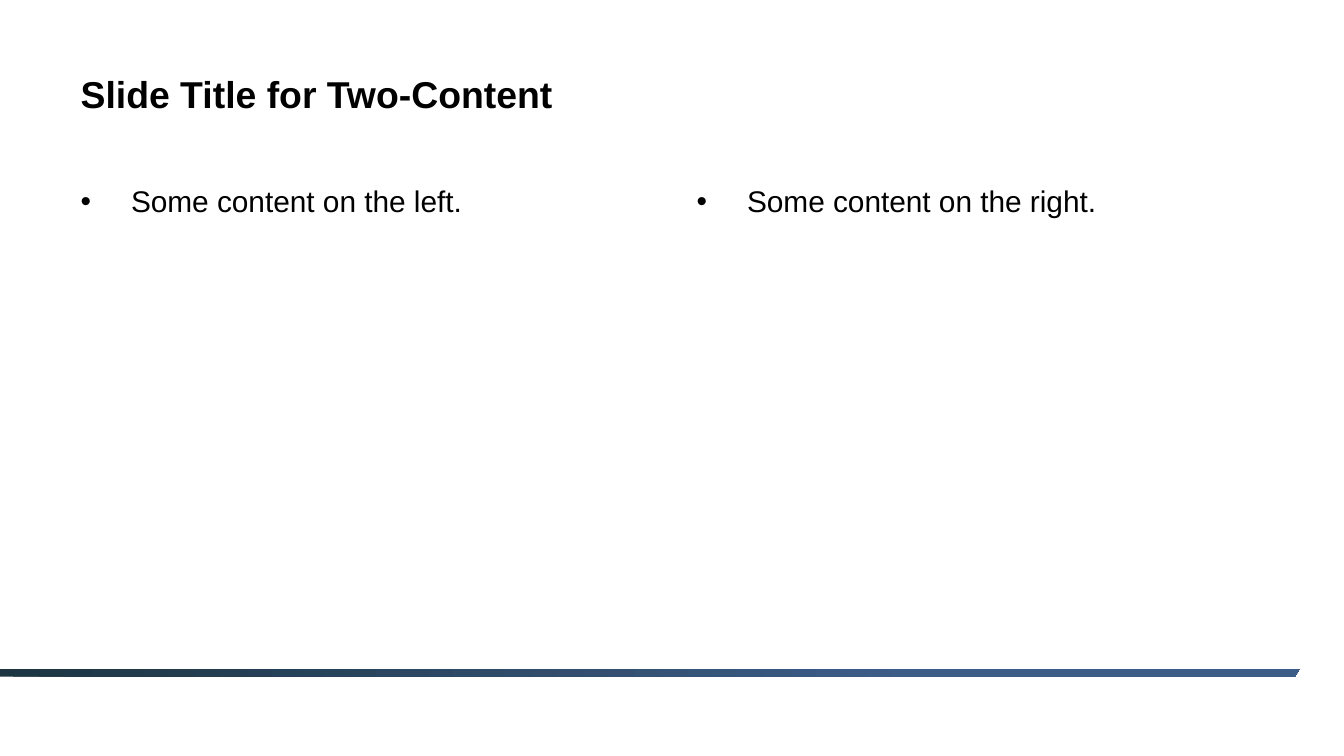
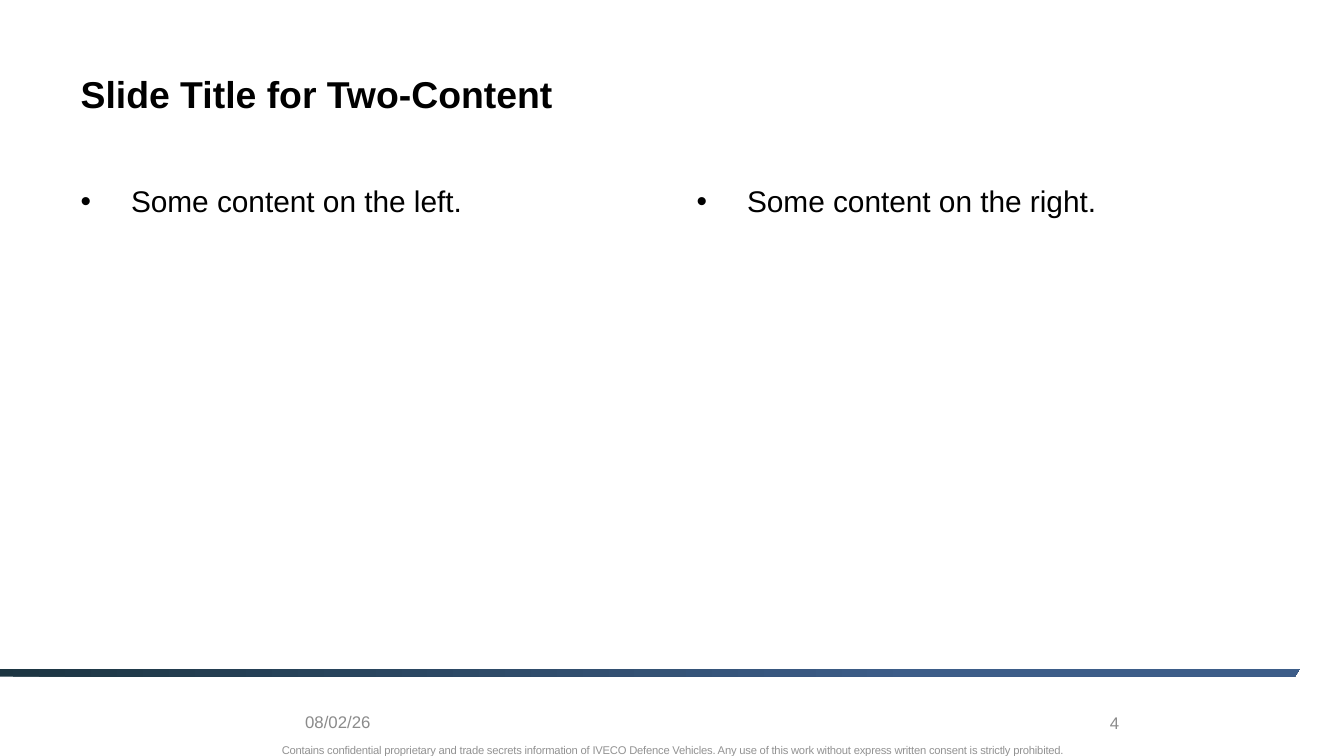
Before and after one commit to IDV-Share/quarto-presentation-templates, a slide deck: slide 4 of _extensions/IDV-Share/quarto-presentation-templates/reference/IDV-template.pptx. Drawn at 1344x756 pixels with LibreOffice and Linux fonts; fonts in the diff are those of the drawing; background and template pictures are left out. Boxes give left, top, right and bottom in pixels: in the first picture for what was removed or moved away, otherwise in the second. Text is boxed around its words. In the diff, an @@ line names an element or a change of style, - is before the commit and + after.

```diff
--- a/_extensions/IDV-Share/quarto-presentation-templates/reference/IDV-template.pptx
+++ b/_extensions/IDV-Share/quarto-presentation-templates/reference/IDV-template.pptx
@@ text added at [305, 716, 370, 728], 9 pt, text #8C8C8C @@
+08/02/26
@@ page number added at [1110, 717, 1119, 729], 9 pt, text #8C8C8C @@
+4
@@ text added at [282, 746, 1063, 756], 6 pt, text #929292 @@
+Contains confidential proprietary and trade secrets information of IVECO Defence Vehicles. Any use of this work without express written consent is strictly prohibited.
```
Also in this commit, not shown: 2 other slides changed, 1 other file.
